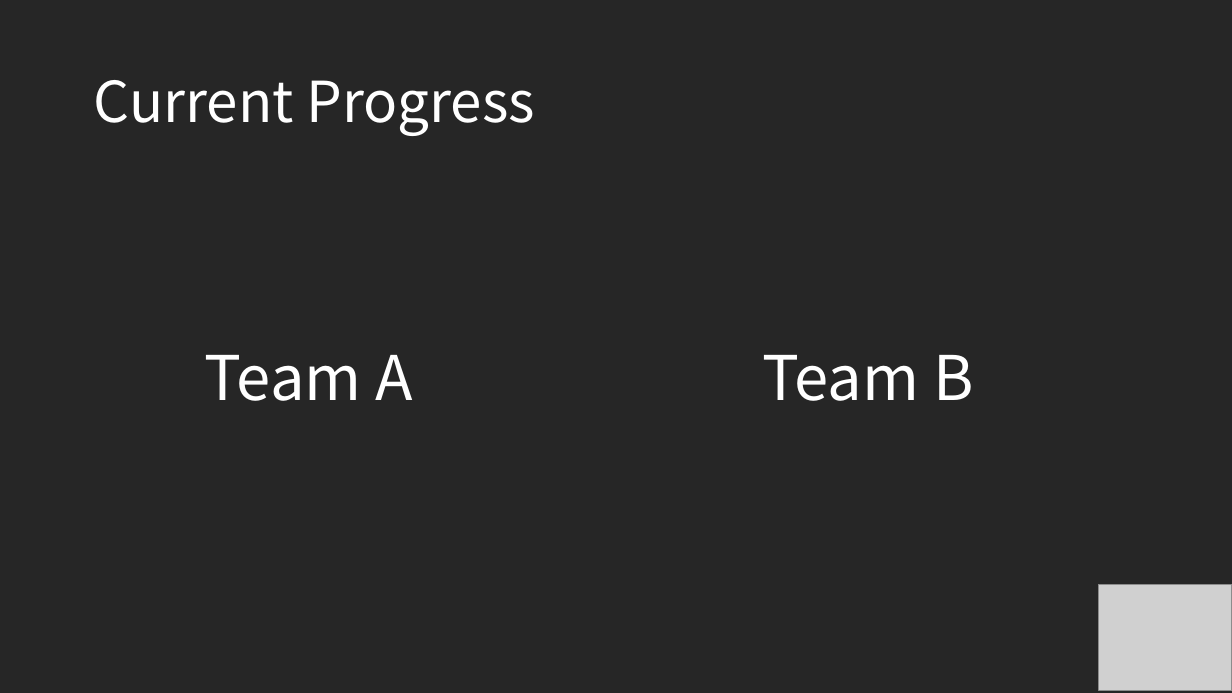
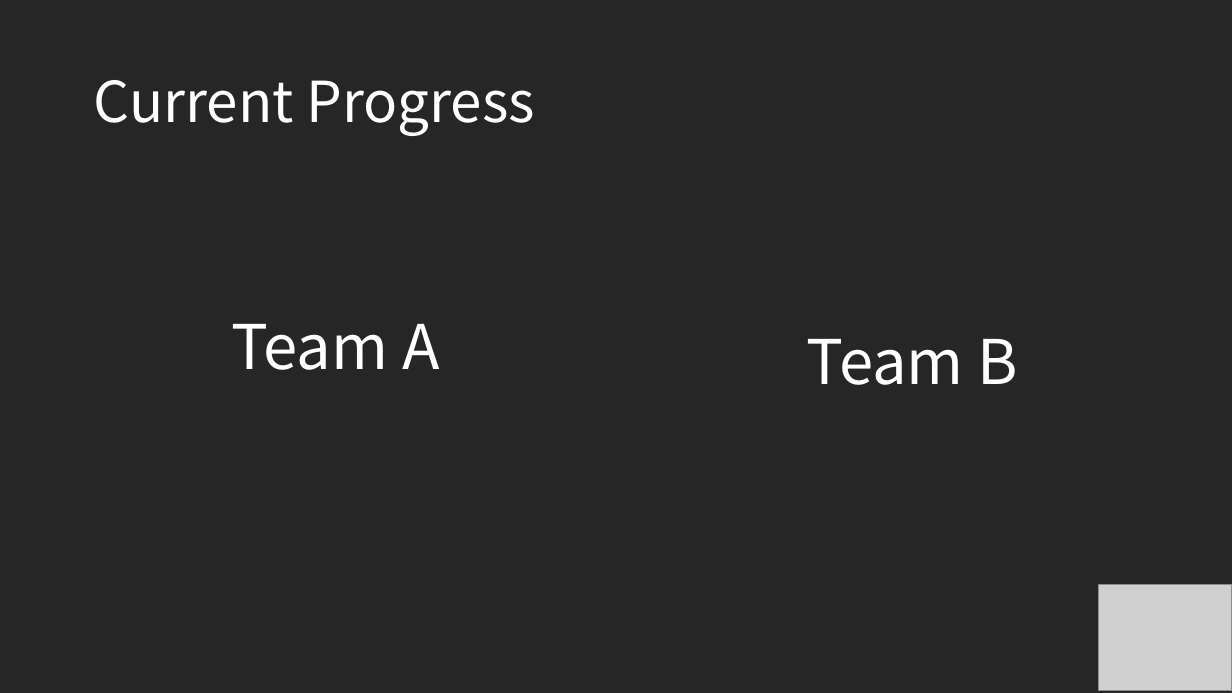
Before and after one commit to commadev/commadev.github.io, a slide deck: slide 4 of assets/documents/190411 Snake.pptx (slide 3 before the commit). Drawn at 1232x693 pixels with LibreOffice and Linux fonts; fonts in the diff are those of the drawing; grey boxes stand for pictures. Boxes give left, top, right and bottom in pixels: in the first picture for what was removed or moved away, otherwise in the second. Text is boxed around its words. In the diff, an @@ line names an element or a change of style, - is before the commit and + after.

```diff
--- a/assets/documents/190411 Snake.pptx
+++ b/assets/documents/190411 Snake.pptx
@@ text "Team A": place and size @@
-text "Team A" at [205,355,413,401]
+text "Team A" at [231,324,439,370]
@@ text "Team B": place and size @@
-text "Team B" at [762,355,973,401]
+text "Team B" at [807,339,1018,385]
```
Also in this commit, not shown: 1 other slide changed, 10 slides added, 3 slides removed.
